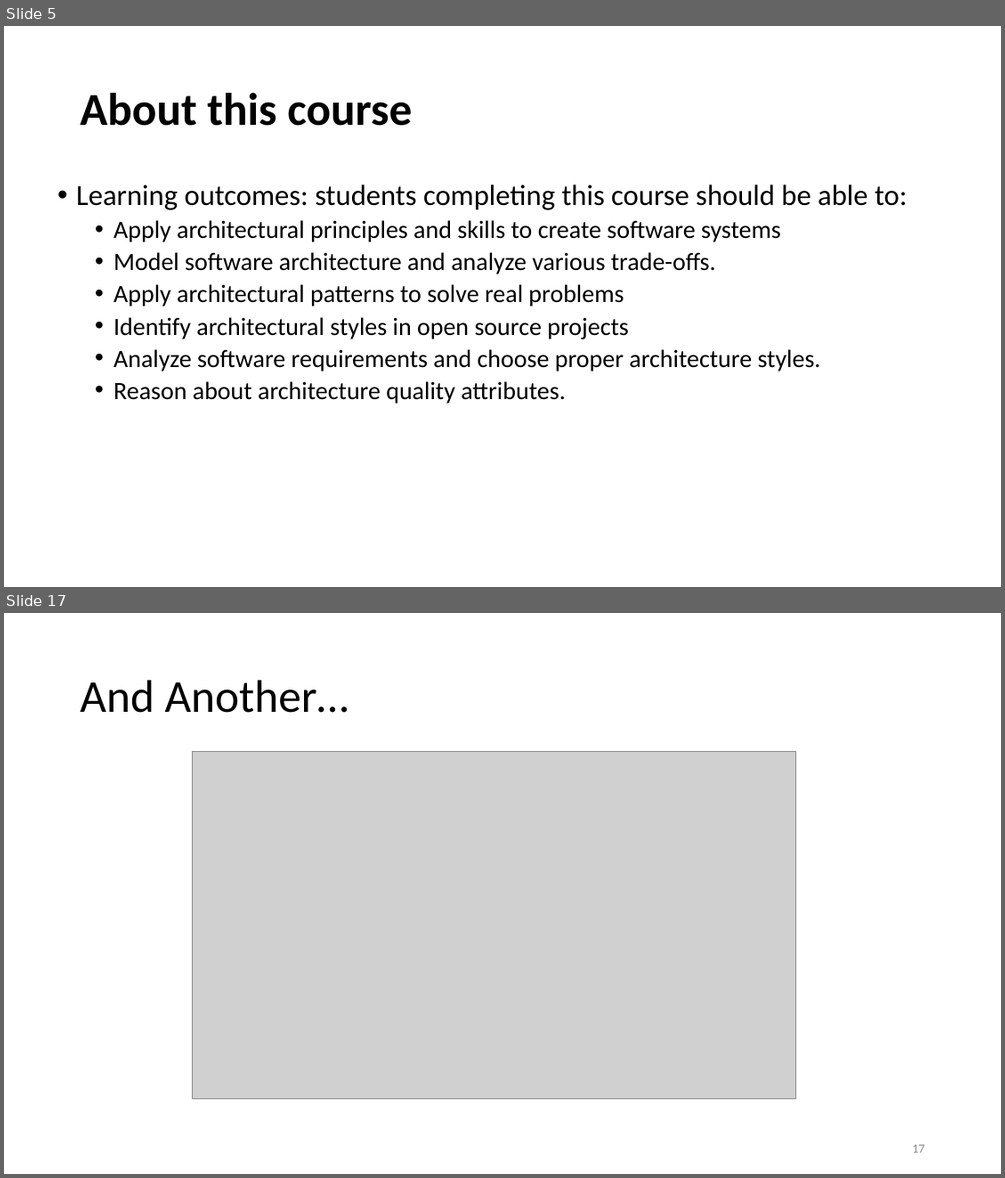
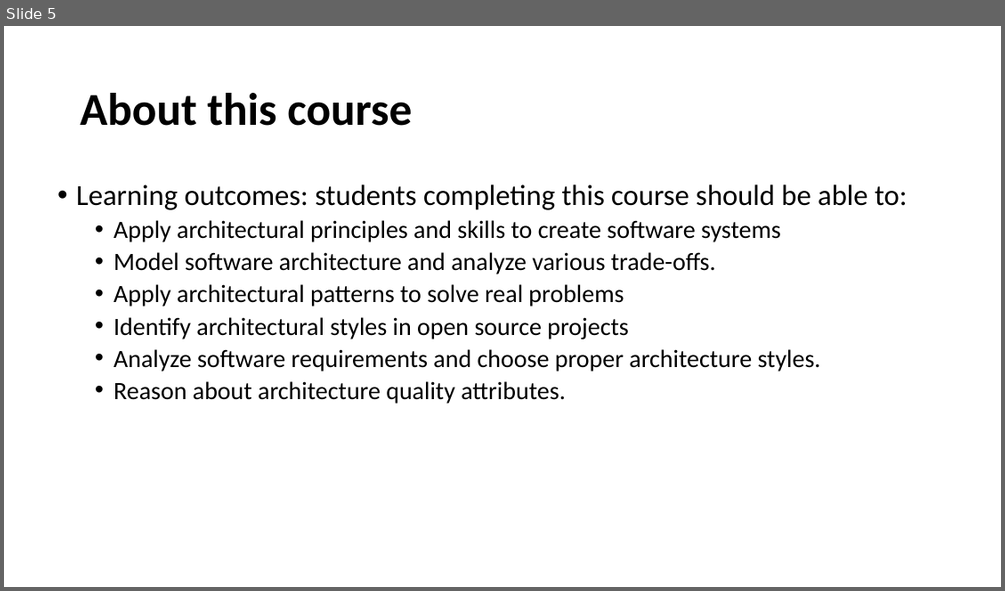
Before and after one commit to ArchitectingSoftware/SE577-SoftwareArchitecture, a slide deck: lectures/Week 1 - Course Overview.pptx. Shown one above the other, each under a label of ours: slides 5 and 17 before the commit, slide 5 after it; the slides between them are not shown. The pictures are 1005x1178 and 1005x591 pixels, drawn with LibreOffice and Linux fonts; fonts in the diff are those of the drawing; grey boxes stand for pictures. Boxes give left, top, right and bottom in pixels: in the first picture for what was removed or moved away, otherwise in the second. Text is boxed around its words. In the diff, an @@ line names an element or a change of style, - is before the commit and + after.

```diff
--- a/lectures/Week 1 - Course Overview.pptx
+++ b/lectures/Week 1 - Course Overview.pptx
@@ slide 17 removed at (4, 613, 1001, 1174), background #FFFFFF @@
@@ title removed at (80, 680, 349, 713) @@
-And Another…
@@ picture removed at (193, 751, 796, 1098) @@
@@ page number removed at (912, 1144, 924, 1152) @@
-17
```
Also in this commit, not shown: 5 slides changed, 2 slides added, 27 other slides removed, 1 other file.
